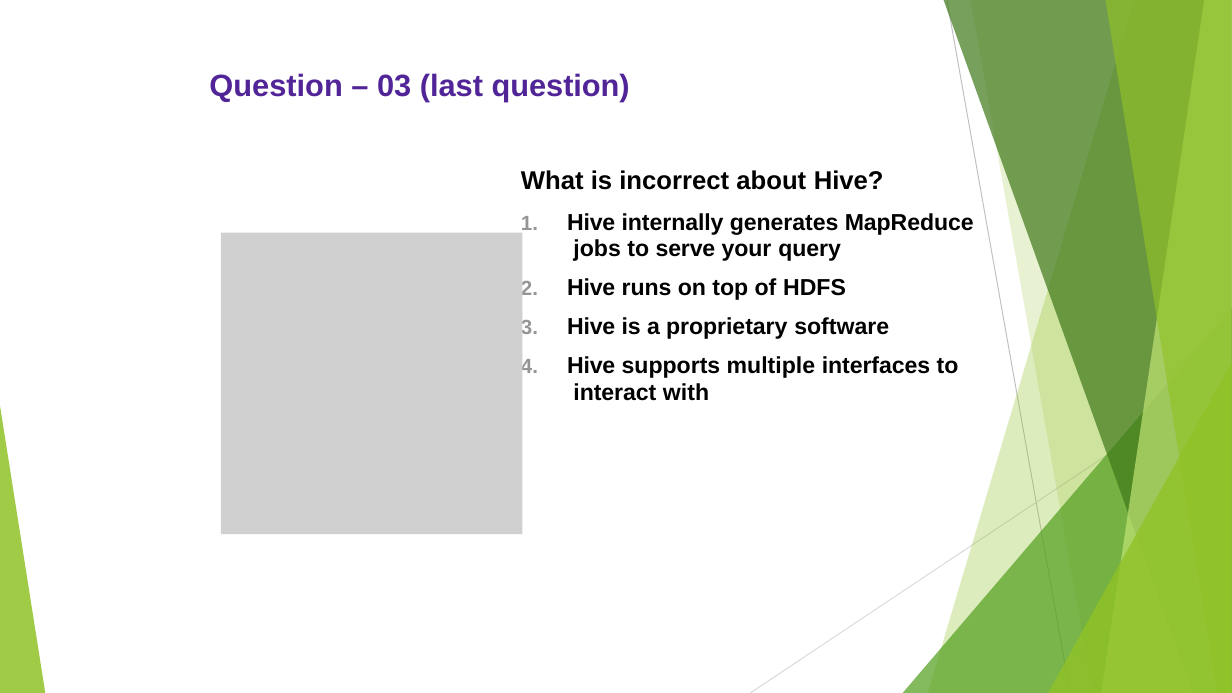
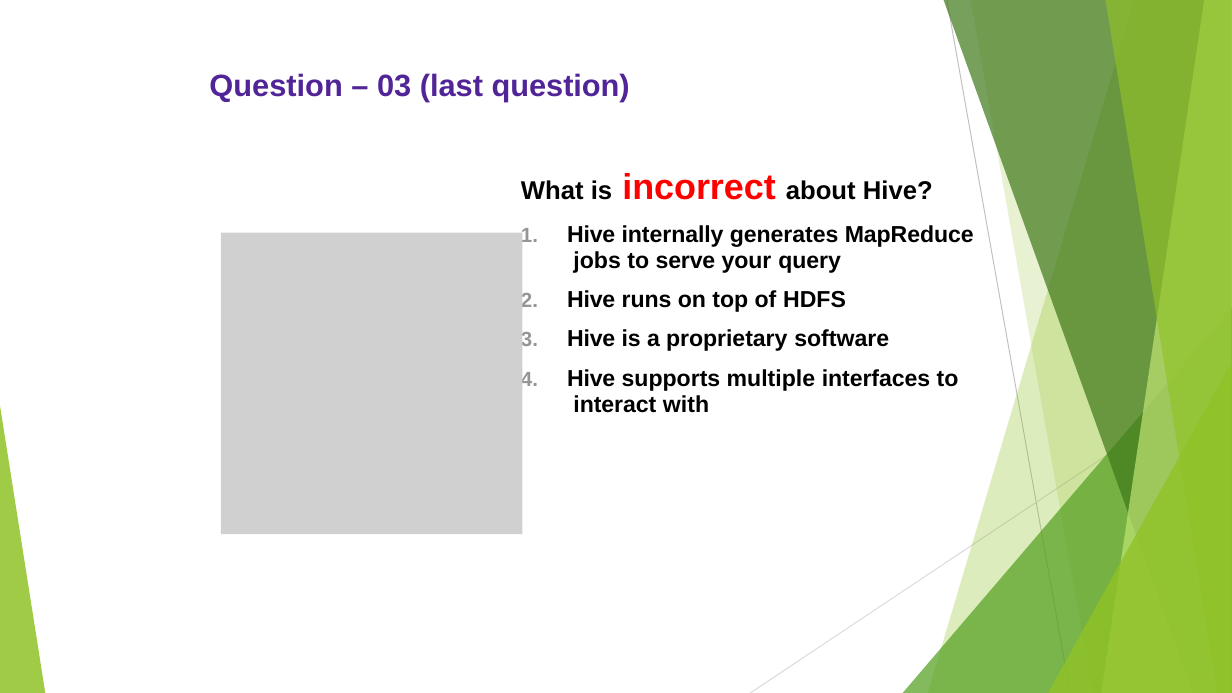
Before and after one commit to hariharanl/HadoopDevVagrant, a slide deck: slide 32 of 4.HIVE/HIVE.pptx. Drawn at 1232x693 pixels with LibreOffice and Linux fonts; fonts in the diff are those of the drawing; grey boxes stand for pictures. Boxes give left, top, right and bottom in pixels: in the first picture for what was removed or moved away, otherwise in the second. Text is boxed around its words. In the diff, an @@ line names an element or a change of style, - is before the commit and + after.

```diff
--- a/4.HIVE/HIVE.pptx
+++ b/4.HIVE/HIVE.pptx
@@ text at box(521, 173, 933, 200): size 20 to 28 pt, text colour #000000 to #FF0000 in "incorrect" @@
```
Also in this commit, not shown: 4 other slides changed, 3 other files.
